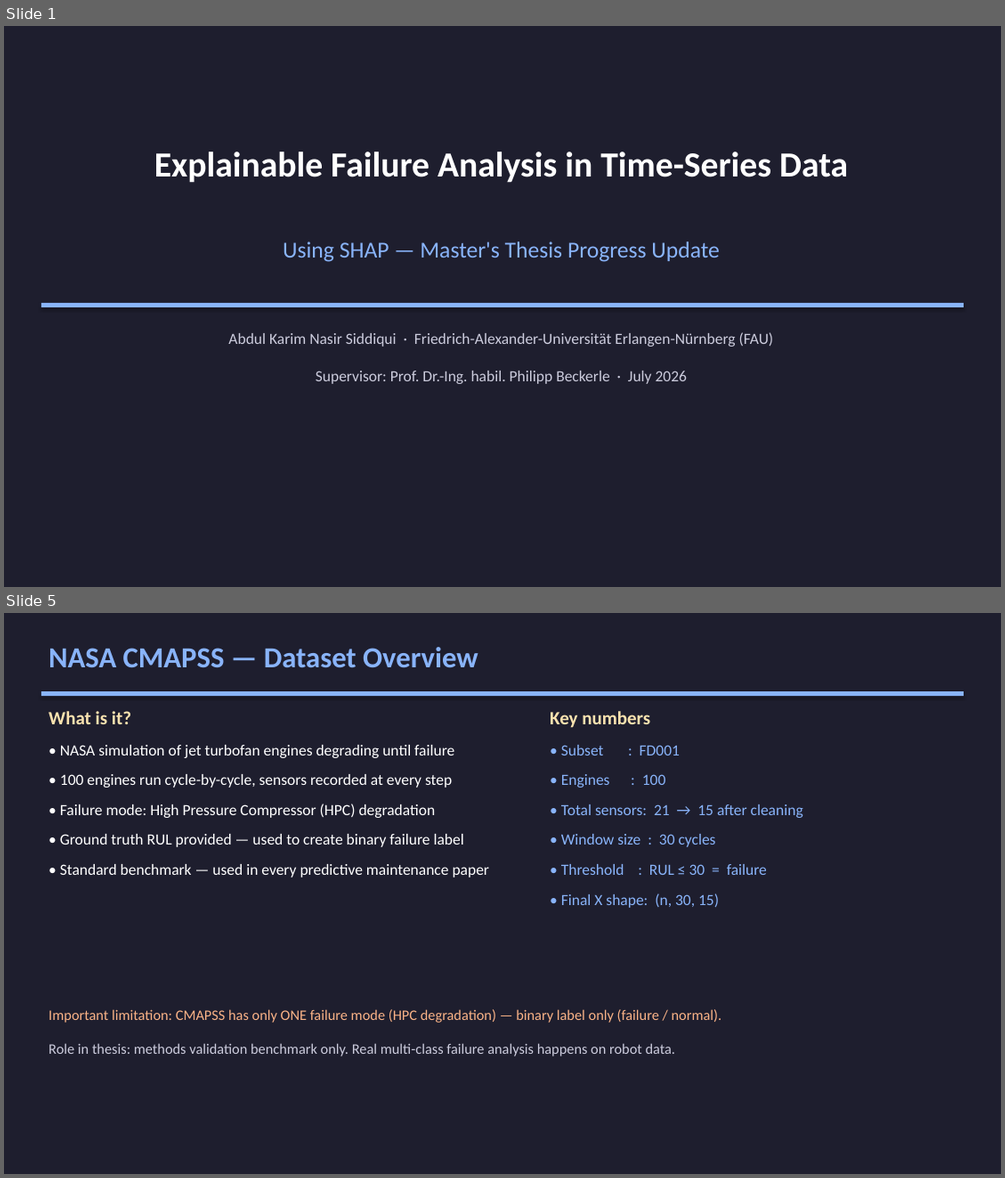
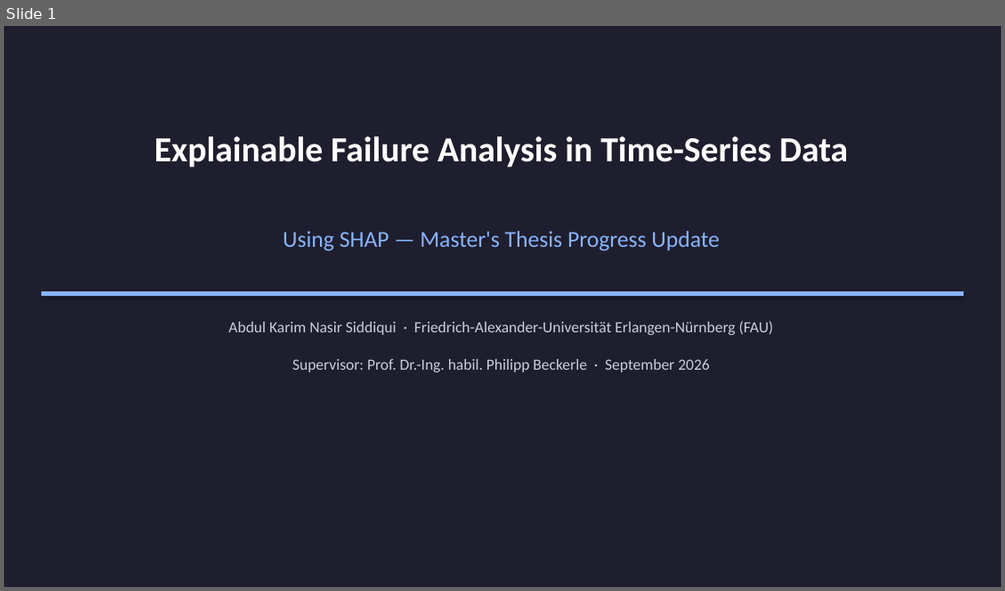
Before and after one commit to karimnasir553/MA_Siddiqui, a slide deck: MA_Siddiqui_Progress.pptx. Shown one above the other, each under a label of ours: slides 1 and 5 before the commit, slide 1 after it; the slides between them are not shown. The pictures are 1005x1178 and 1005x591 pixels, drawn with LibreOffice and Linux fonts; fonts in the diff are those of the drawing. Boxes give left, top, right and bottom in pixels: in the first picture for what was removed or moved away, otherwise in the second. Text is boxed around its words. In the diff, an @@ line names an element or a change of style, - is before the commit and + after.

```diff
--- a/MA_Siddiqui_Progress.pptx
+++ b/MA_Siddiqui_Progress.pptx
@@ slide 5 removed at <box>4,613,1001,1174</box>, background #FFFFFF @@
@@ rectangle removed at <box>4,613,1001,1174</box> @@
@@ text removed at <box>48,647,478,668</box> @@
-NASA CMAPSS — Dataset Overview
@@ rectangle removed at <box>41,691,963,696</box> @@
@@ text removed at <box>48,711,131,724</box> @@
-What is it?
@@ text removed at <box>550,711,650,728</box> @@
-Key numbers
@@ text removed at <box>60,745,454,758</box> @@
-• NASA simulation of jet turbofan engines degrading until failure
@@ text removed at <box>561,745,680,755</box> @@
-• Subset : FD001
@@ text removed at <box>60,774,452,787</box> @@
-• 100 engines run cycle-by-cycle, sensors recorded at every step
@@ text removed at <box>561,774,666,787</box> @@
-• Engines : 100
@@ text removed at <box>60,803,436,818</box> @@
-• Failure mode: High Pressure Compressor (HPC) degradation
@@ text removed at <box>561,804,803,818</box> @@
-• Total sensors: 21 → 15 after cleaning
@@ text removed at <box>60,834,464,847</box> @@
-• Ground truth RUL provided — used to create binary failure label
@@ text removed at <box>561,834,716,847</box> @@
-• Window size : 30 cycles
@@ text removed at <box>60,864,490,877</box> @@
-• Standard benchmark — used in every predictive maintenance paper
@@ text removed at <box>561,864,767,875</box> @@
-• Threshold : RUL ≤ 30 = failure
@@ text removed at <box>561,893,719,908</box> @@
-• Final X shape: (n, 30, 15)
@@ text removed at <box>48,1009,722,1022</box> @@
-Important limitation: CMAPSS has only ONE failure mode (HPC degradation) — binary label only (failure / normal).
@@ text removed at <box>48,1043,676,1056</box> @@
-Role in thesis: methods validation benchmark only. Real multi-class failure analysis happens on robot data.
@@ slide 1 changed as well @@
@@ 3 texts, 1 rectangle: place and size @@
-3 texts, 1 rectangle at <box>41,151,963,346</box>
+3 texts, 1 rectangle at <box>41,136,963,335</box>
@@ text at <box>292,359,709,372</box>: text changed @@
-Supervisor: Prof. Dr.-Ing. habil. Philipp Beckerle · July 2026
+Supervisor: Prof. Dr.-Ing. habil. Philipp Beckerle · September 2026
```
Also in this commit, not shown: 2 other slides changed, 11 slides added, 13 other slides removed, 1 other file.
